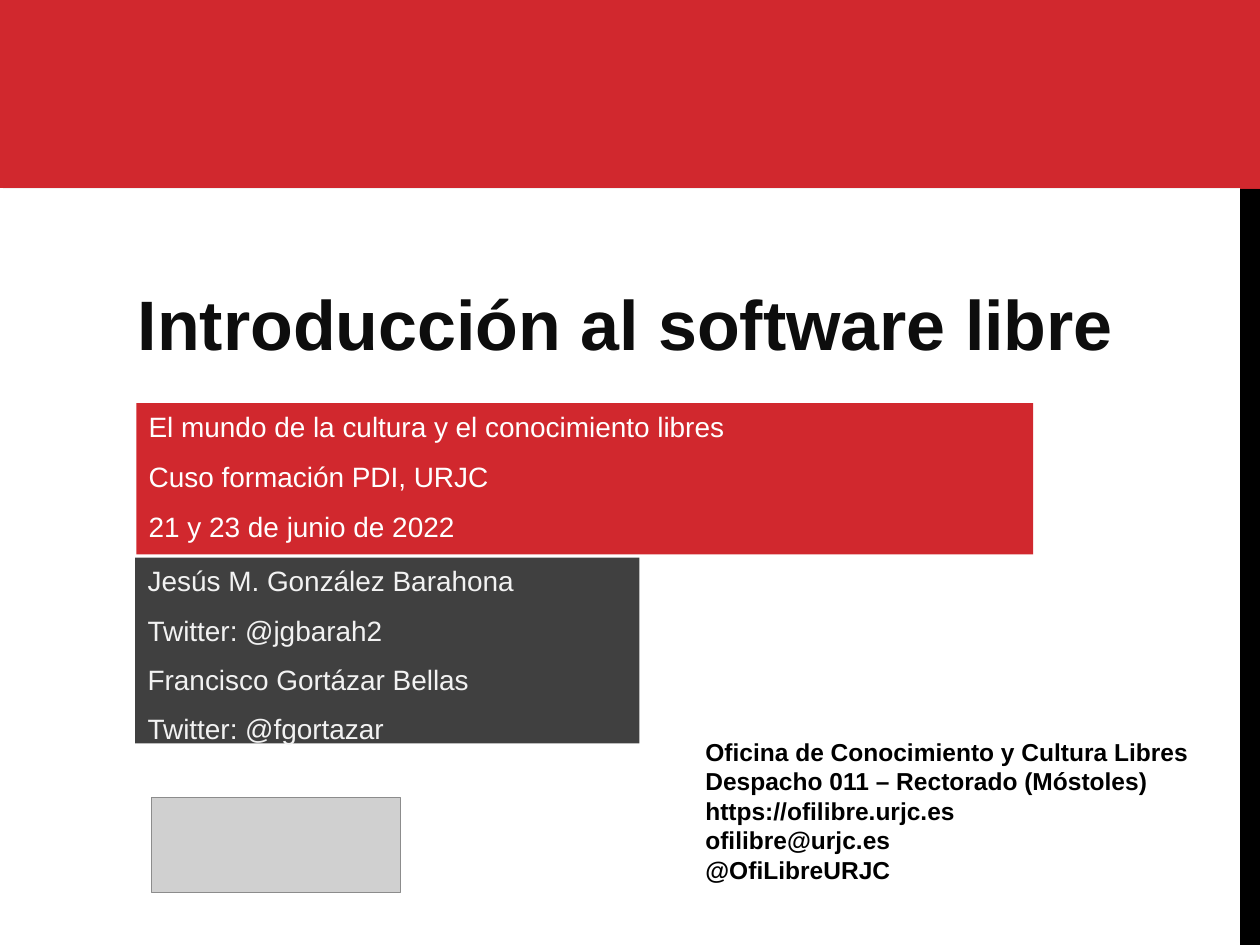
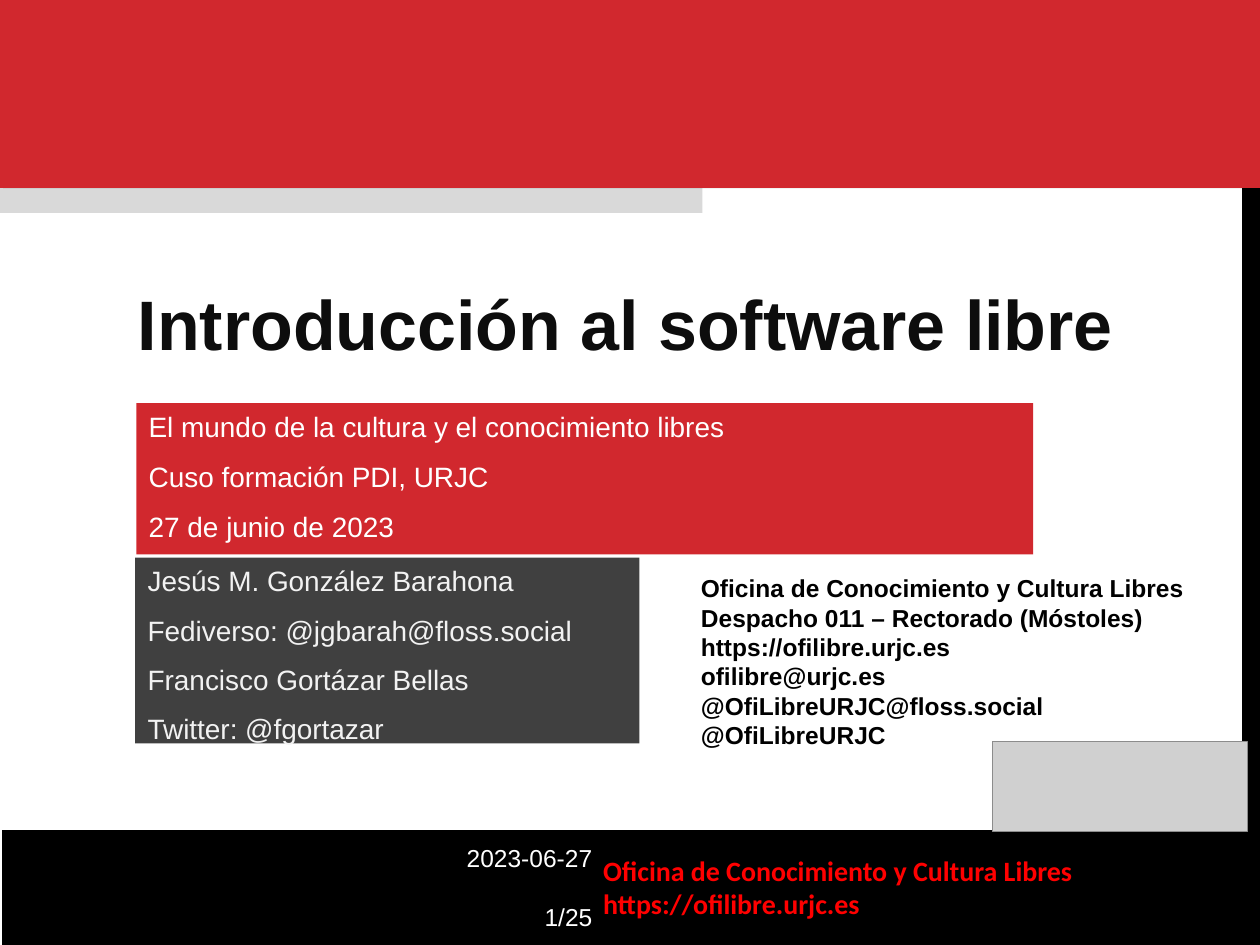
Before and after one commit to gabrielIzquierdo/OfiLibreGabri.github.io, a slide deck: slide 1 of static/transpas/curso-cultura-libre/Software_Libre.odp. Drawn at 1260x945 pixels with LibreOffice and Linux fonts; fonts in the diff are those of the drawing; grey boxes stand for pictures; background and template pictures are left out. Boxes give left, top, right and bottom in pixels: in the first picture for what was removed or moved away, otherwise in the second. Text is boxed around its words. In the diff, an @@ line names an element or a change of style, - is before the commit and + after.

```diff
--- a/static/transpas/curso-cultura-libre/Software_Libre.odp
+++ b/static/transpas/curso-cultura-libre/Software_Libre.odp
@@ rectangle added at (0, 158, 702, 213), fill #D9D9D9 @@
@@ freeform shape: place and size @@
-freeform shape at (1240, 189, 1260, 945)
+freeform shape at (1242, 179, 1260, 935)
@@ text in rectangle at (149, 516, 394, 542): text changed @@
-21 y 23 de junio de 2022
+27 de junio de 2023
@@ text "Oficina de Conocimiento y Cultura ...": place and size @@
-text "Oficina de Conocimiento y Cultura ..." at (705, 743, 1188, 883)
+text "Oficina de Conocimiento y Cultura ..." at (701, 579, 1184, 748)
@@ text in rectangle at (148, 620, 572, 646): text changed @@
-Twitter: @jgbarah2
+Fediverso: @jgbarah@floss.social
@@ text at (701, 697, 1043, 719): paragraph added @@
+@OfiLibreURJC@floss.social
@@ picture: place and size @@
-picture at (151, 798, 399, 892)
+picture at (993, 742, 1247, 832)
@@ freeform shape added at (1, 830, 1260, 945), fill #000000 @@
@@ text added at (467, 850, 593, 927), 14 pt, text #FFFFFF @@
+2023-06-27
+1/25
@@ text added at (603, 861, 1072, 919), 16 pt, text #FF0000, bold @@
+Oficina de Conocimiento y Cultura Libres
+https://ofilibre.urjc.es
```
Also in this commit, not shown: 1 other slide changed, 6 other files.
